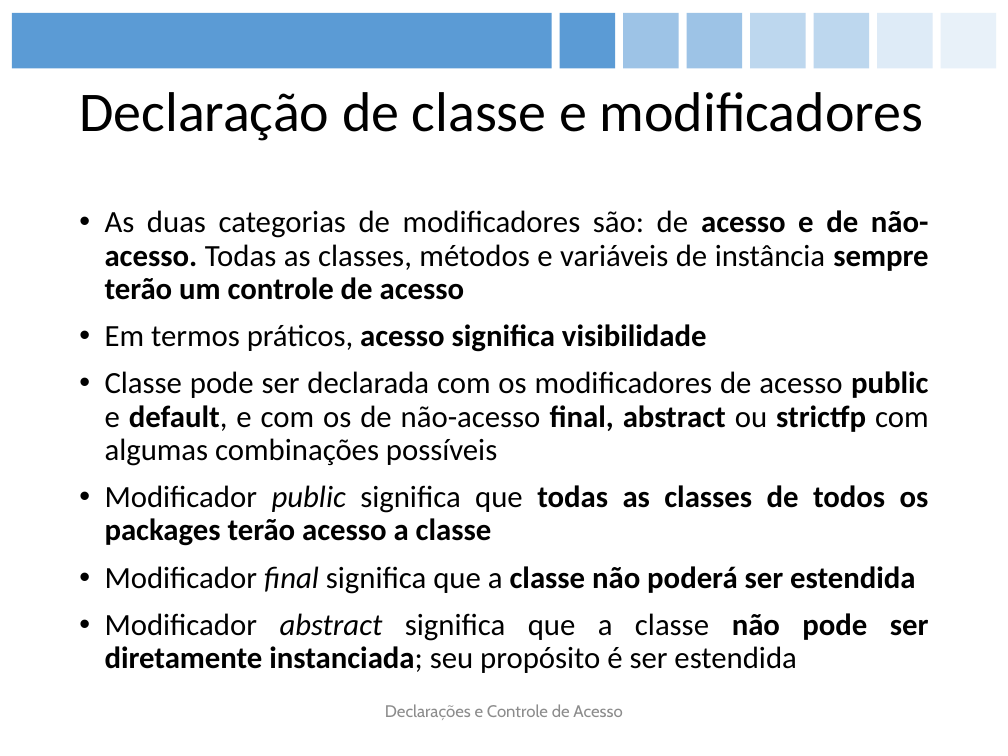
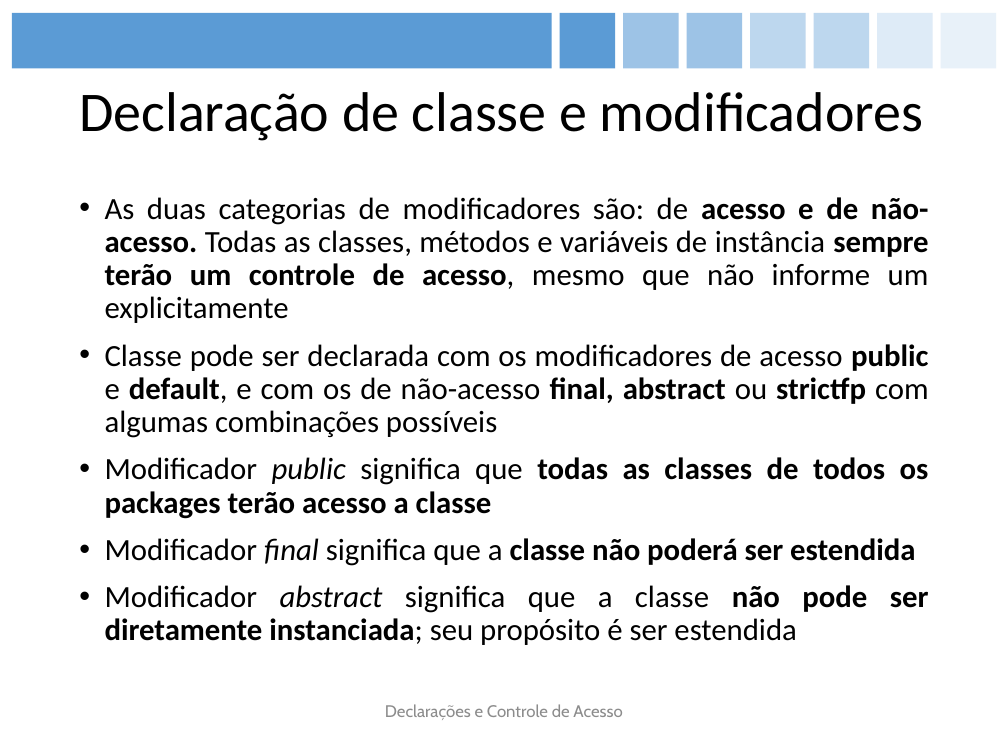
Before and after one commit to figueiredojrr/treinamentoJavaSeOcaAgosto, a slide deck: slide 16 of TreinamentoJavaSeOca/documentos/apresentação/OCA.pptx. Drawn at 1008x756 pixels with LibreOffice and Linux fonts; fonts in the diff are those of the drawing. Boxes give left, top, right and bottom in pixels: in the first picture for what was removed or moved away, otherwise in the second. Text is boxed around its words. In the diff, an @@ line names an element or a change of style, - is before the commit and + after.

```diff
--- a/TreinamentoJavaSeOca/documentos/apresentação/OCA.pptx
+++ b/TreinamentoJavaSeOca/documentos/apresentação/OCA.pptx
@@ text "As duas categorias de modificadores ...": place and size @@
-text "As duas categorias de modificadores ..." at (105, 210, 929, 673)
+text "As duas categorias de modificadores ..." at (105, 197, 929, 645)
@@ text at (105, 197, 929, 323): text changed @@
-• As duas categorias de modificadores são: de acesso e de não-acesso. Todas as classes, métodos e variáveis de instância sempre terão um controle de acesso
-• Em termos práticos, acesso significa visibilidade
+• As duas categorias de modificadores são: de acesso e de não-acesso. Todas as classes, métodos e variáveis de instância sempre terão um controle de acesso, mesmo que não informe um explicitamente
```
Also in this commit, not shown: 20 other slides changed, 2 slides added.
